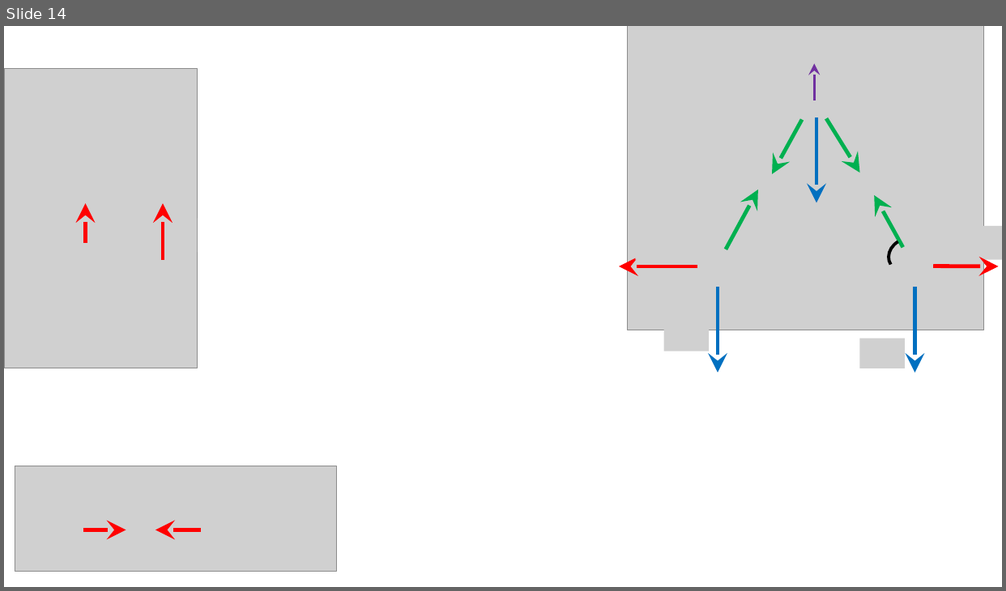
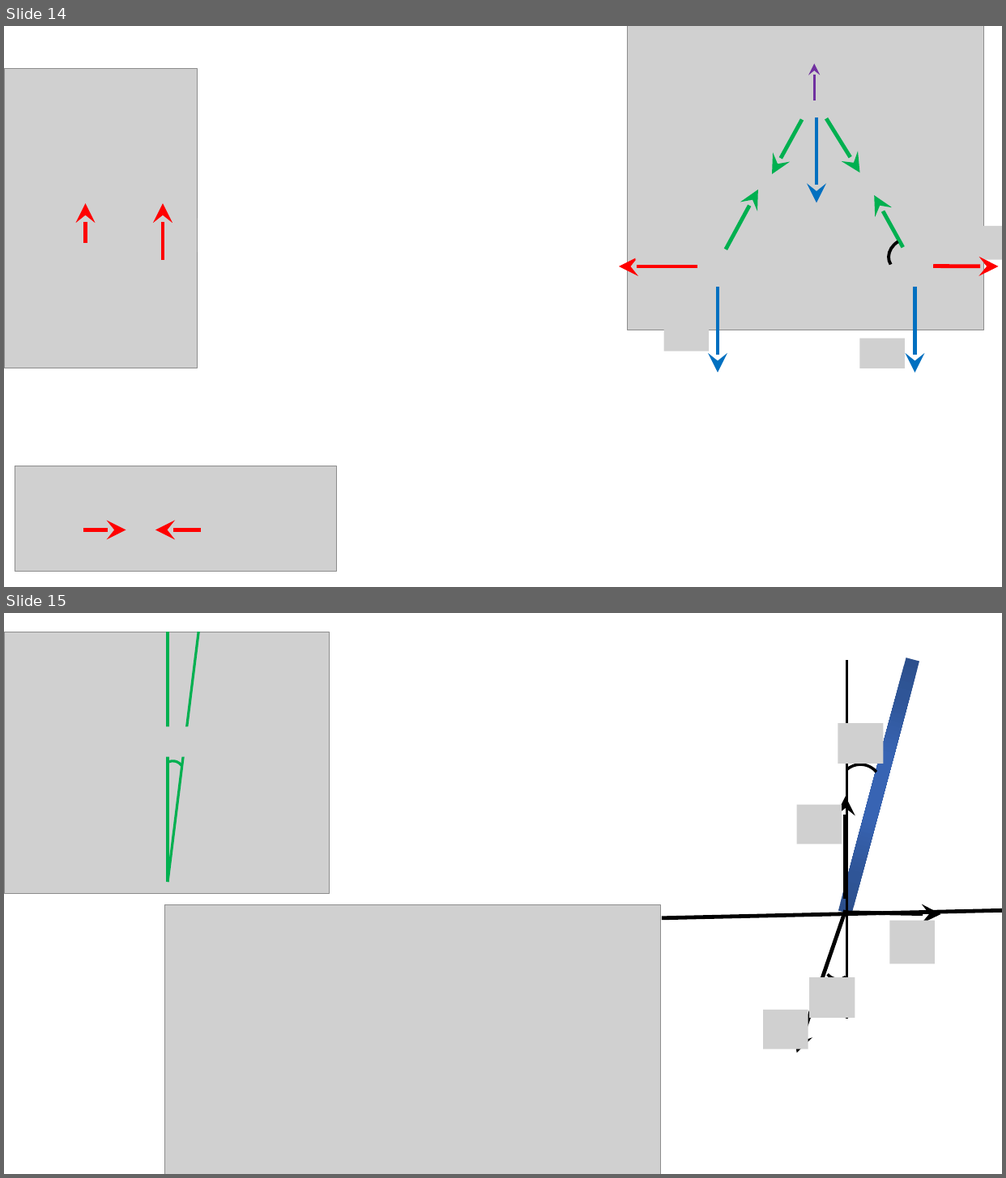
Before and after one commit to savchenko-physics/savchenko-physics.github.io, a slide deck: volunteer/Drawings.pptx. Shown one above the other, each under a label of ours: slide 14 before the commit, slides 14 and 15 after it. The pictures are 1006x591 and 1006x1178 pixels, drawn with LibreOffice and Linux fonts; fonts in the diff are those of the drawing; grey boxes stand for pictures. Boxes give left, top, right and bottom in pixels: in the first picture for what was removed or moved away, otherwise in the second. Text is boxed around its words. In the diff, an @@ line names an element or a change of style, - is before the commit and + after.

```diff
--- a/volunteer/Drawings.pptx
+++ b/volunteer/Drawings.pptx
@@ slide 15 added at <box>4,613,1002,1174</box>, background #FFFFFF @@
@@ picture added at <box>4,632,329,894</box> @@
@@ line added from (168, 632) to (168, 883), #00B050 2.5 pt @@
@@ line added from (198, 632) to (168, 883), #00B050 2.5 pt @@
@@ rectangle added at <box>839,658,919,914</box>, fill gradient #3864B3 to #2F5597 to #2C4F8C @@
@@ line added from (847, 660) to (847, 1019), #000000 2.5 pt @@
@@ picture added at <box>155,726,201,756</box> @@
@@ picture added at <box>838,723,884,764</box> @@
@@ arc (boxed as its full ellipse) added at <box>159,757,188,786</box>, outline #00B050 2.5 pt @@
@@ arc (boxed as its full ellipse) added at <box>832,756,890,815</box>, outline #000000 2.75 pt @@
@@ picture added at <box>797,805,842,845</box> @@
@@ arrow added from (846, 899) to (846, 796), #000000 3.75 pt @@
@@ picture added at <box>165,905,661,1174</box> @@
@@ line added from (662, 918) to (1002, 910), #000000 3.75 pt @@
@@ arrow added from (846, 910) to (797, 1053), #000000 3.75 pt @@
@@ arrow added from (846, 913) to (941, 914), #000000 3.75 pt @@
@@ picture added at <box>889,921,935,964</box> @@
@@ arc (boxed as its full ellipse) added at <box>819,949,855,985</box>, outline #000000 2.75 pt @@
@@ picture added at <box>809,977,855,1018</box> @@
@@ picture added at <box>763,1010,808,1050</box> @@
@@ picture added at <box>478,1037,577,1063</box> @@
```
Also in this commit, not shown: 32 other files.
